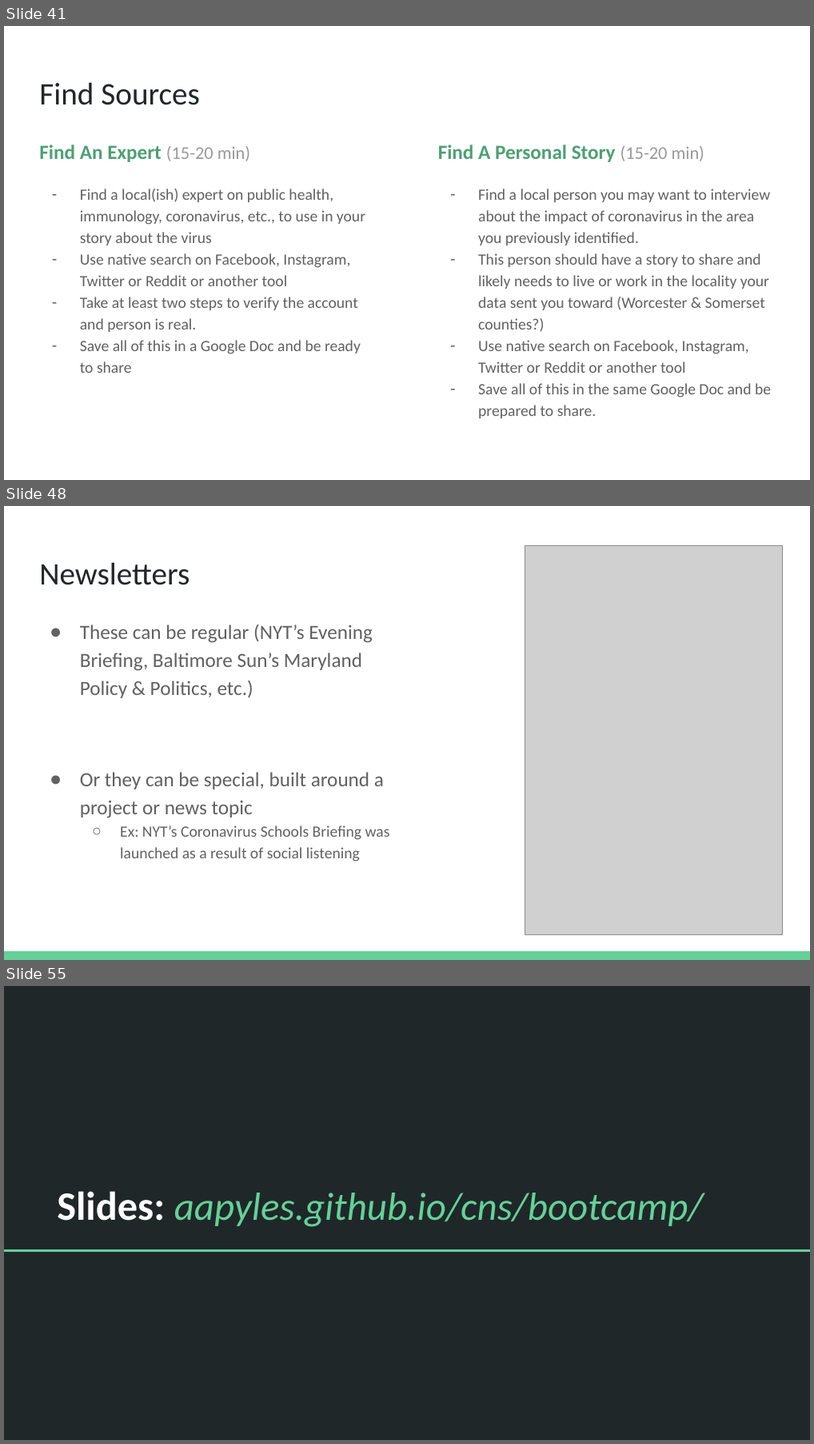
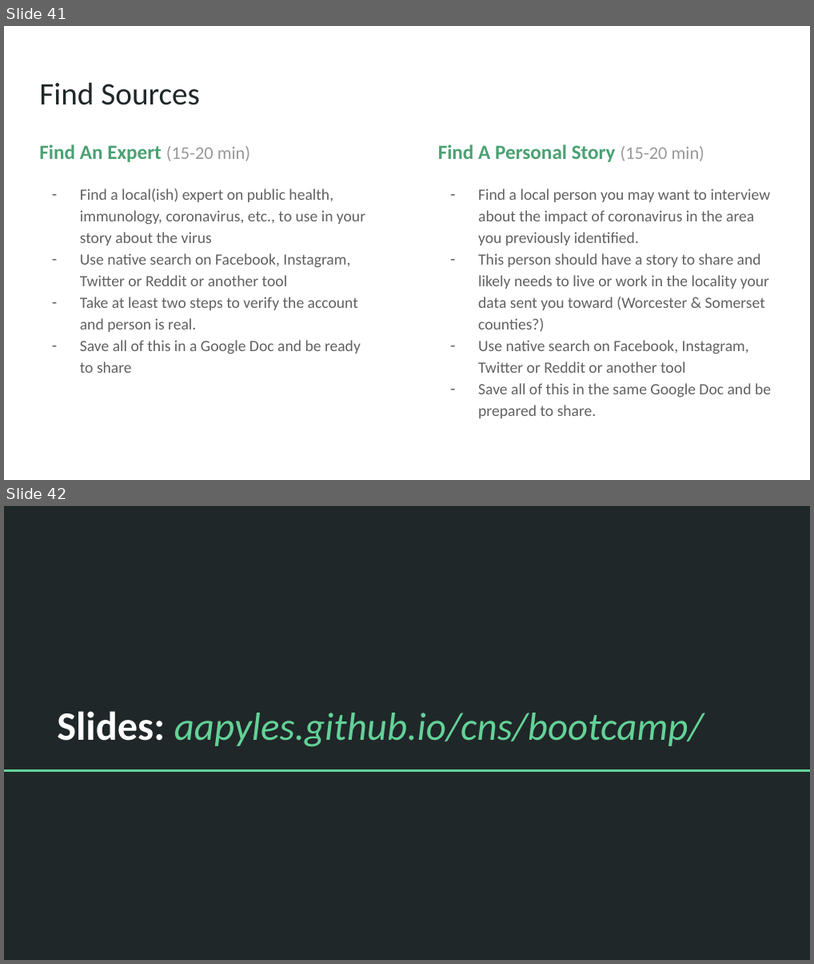
Before and after one commit to aapyles/CNS, a slide deck: bootcamp/storytelling.pptx. Shown one above the other, each under a label of ours: slides 41, 48 and 55 before the commit, slides 41 and 42 after it; the slides between them are not shown. The pictures are 814x1444 and 814x964 pixels, drawn with LibreOffice and Linux fonts; fonts in the diff are those of the drawing; grey boxes stand for pictures. Boxes give left, top, right and bottom in pixels: in the first picture for what was removed or moved away, otherwise in the second. Text is boxed around its words. In the diff, an @@ line names an element or a change of style, - is before the commit and + after.

```diff
--- a/bootcamp/storytelling.pptx
+++ b/bootcamp/storytelling.pptx
@@ slide 48 removed at [4,506,810,960], background #FFFFFF @@
@@ picture removed at [525,545,783,935] @@
@@ title removed at [39,562,190,585] @@
-Newsletters
@@ text removed at [80,624,390,861] @@
-● These can be regular (NYT’s Evening Briefing, Baltimore Sun’s Maryland Policy & Politics, etc.)
-● Or they can be special, built around a project or news topic
-  ○ Ex: NYT’s Coronavirus Schools Briefing was launched as a result of social listening
@@ rectangle removed at [4,951,810,960] @@
@@ what was slide 55 is now slide 42 @@
```
Also in this commit, not shown: 2 slides changed, 12 other slides removed.
